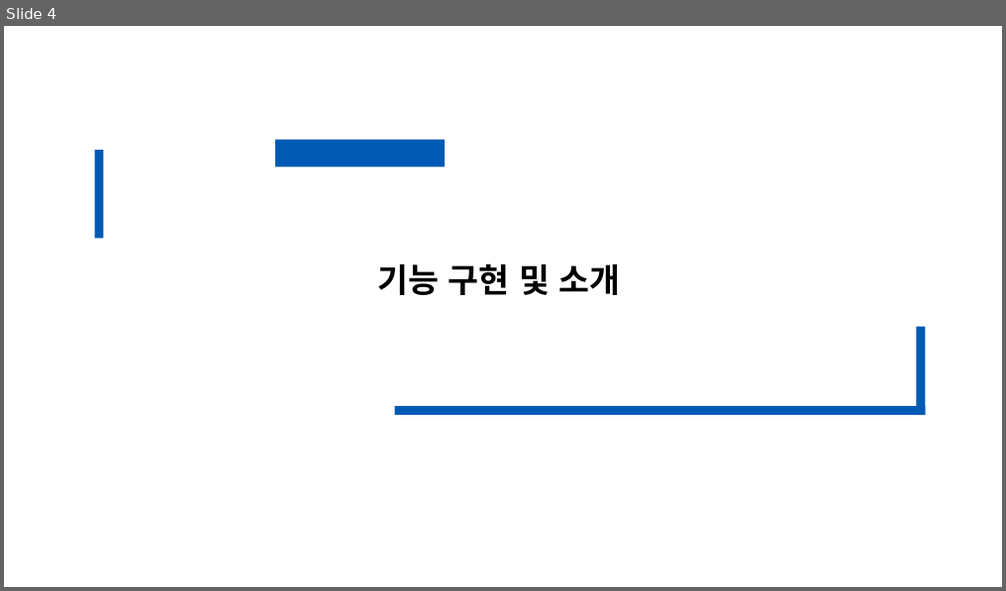
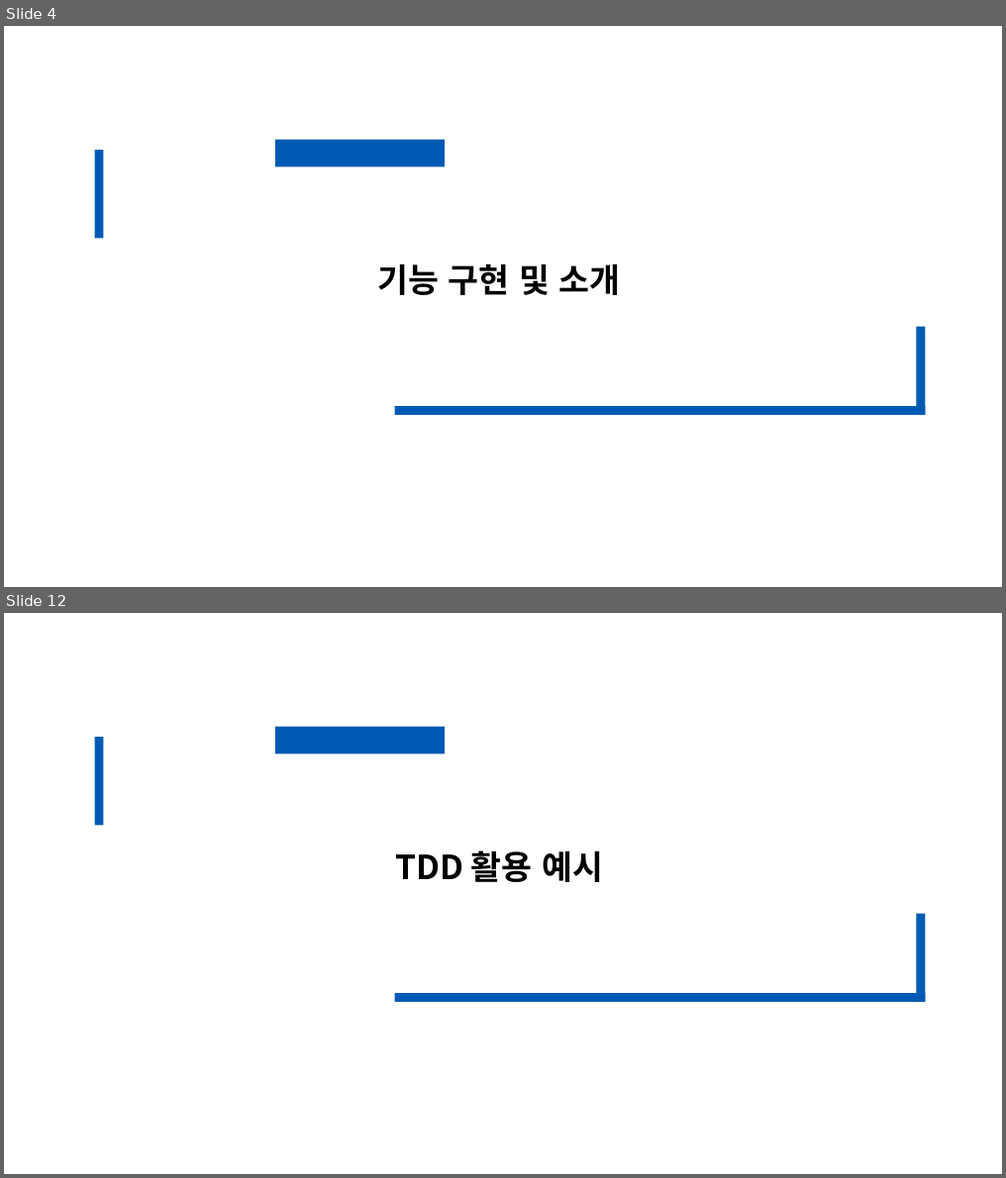
Before and after one commit to seungjun611/CRA_TeamProject_SSD, a slide deck: TeamProjectPPT.pptx. Shown one above the other, each under a label of ours: slide 4 before the commit, slides 4 and 12 after it; the slides between them are not shown. The pictures are 1006x591 and 1006x1178 pixels, drawn with LibreOffice and Linux fonts; fonts in the diff are those of the drawing. Boxes give left, top, right and bottom in pixels: in the first picture for what was removed or moved away, otherwise in the second. Text is boxed around its words. In the diff, an @@ line names an element or a change of style, - is before the commit and + after.

```diff
--- a/TeamProjectPPT.pptx
+++ b/TeamProjectPPT.pptx
@@ slide 12 added at [4,613,1002,1174], background #FFFFFF; not listed: 4 template elements that a slide beside it also shows @@
@@ text added at [395,851,603,882], 32 pt, text #000000, bold @@
+TDD 활용 예시
```
Also in this commit, not shown: 13 other slides added, 3 slides removed.
